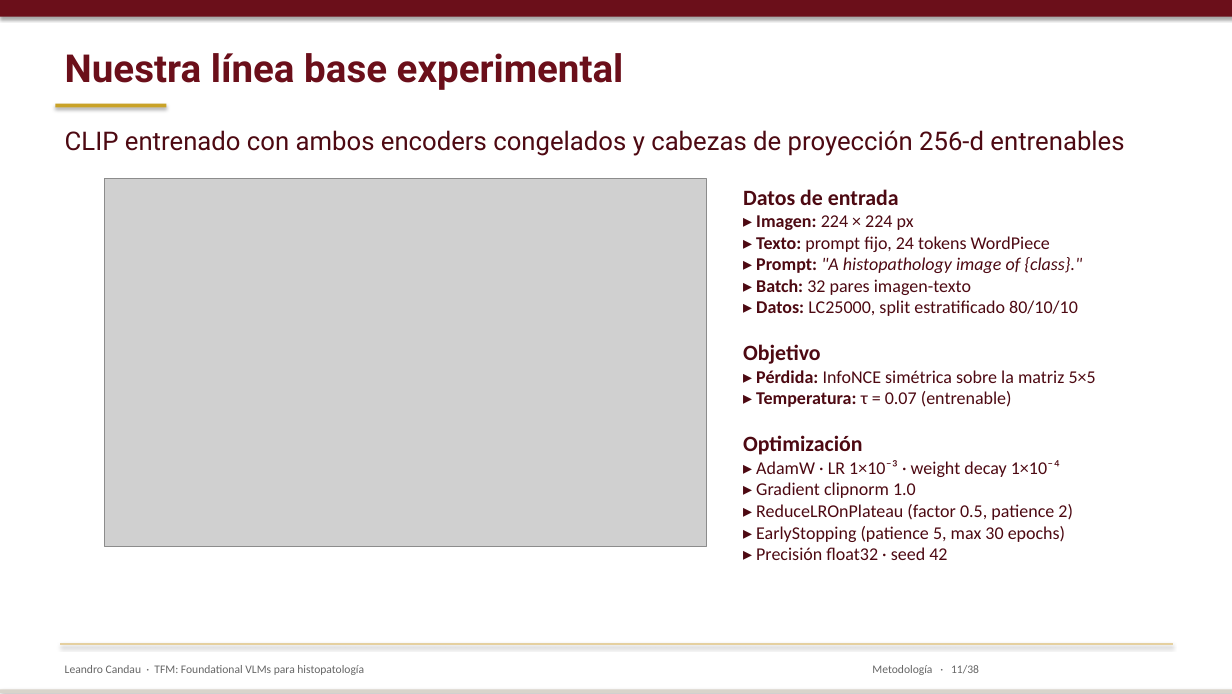
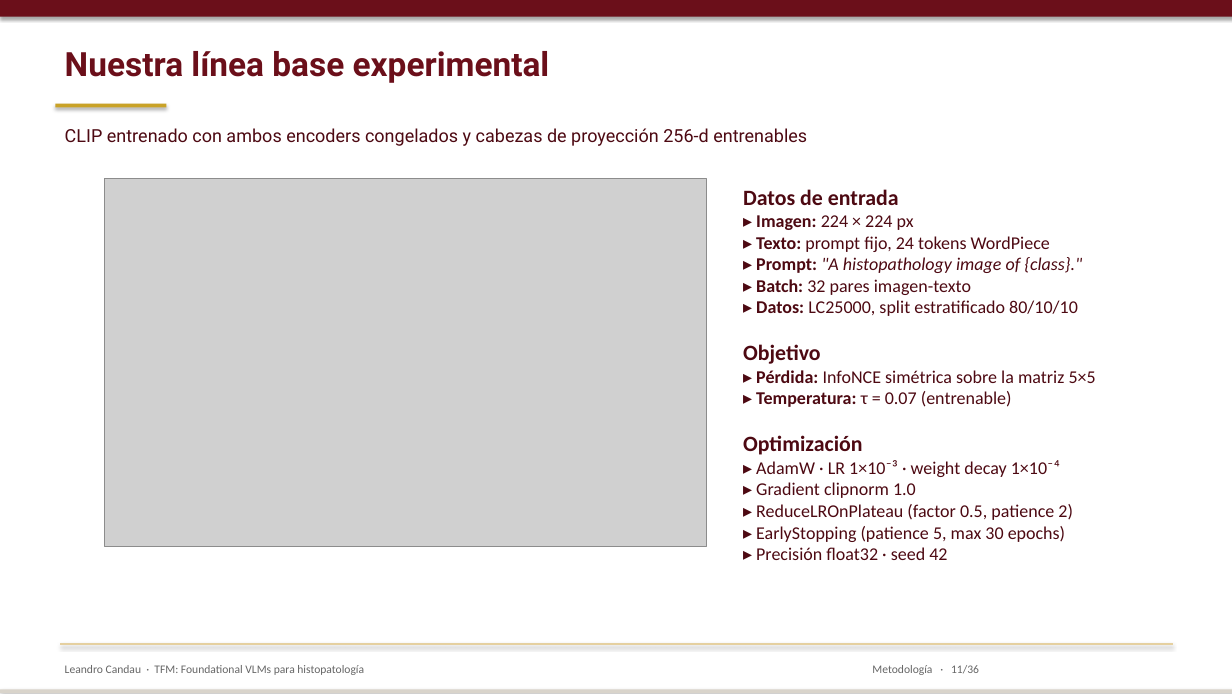
Before and after one commit to lcandau/histopathology-clip-lab, a slide deck: slide 11 of report/TFM_defense.pptx. Drawn at 1232x694 pixels with LibreOffice and Linux fonts; fonts in the diff are those of the drawing; grey boxes stand for pictures. Boxes give left, top, right and bottom in pixels: in the first picture for what was removed or moved away, otherwise in the second. Text is boxed around its words. In the diff, an @@ line names an element or a change of style, - is before the commit and + after.

```diff
--- a/report/TFM_defense.pptx
+++ b/report/TFM_defense.pptx
@@ text "Nuestra línea base experimental" at <box>65,51,550,83</box>: size 30 to 26 pt @@
@@ text "CLIP entrenado con ambos encoders ..." at <box>65,128,807,146</box>: size 20 to 14 pt @@
```
Also in this commit, not shown: 28 other slides changed, 1 slide added, 3 slides removed.
